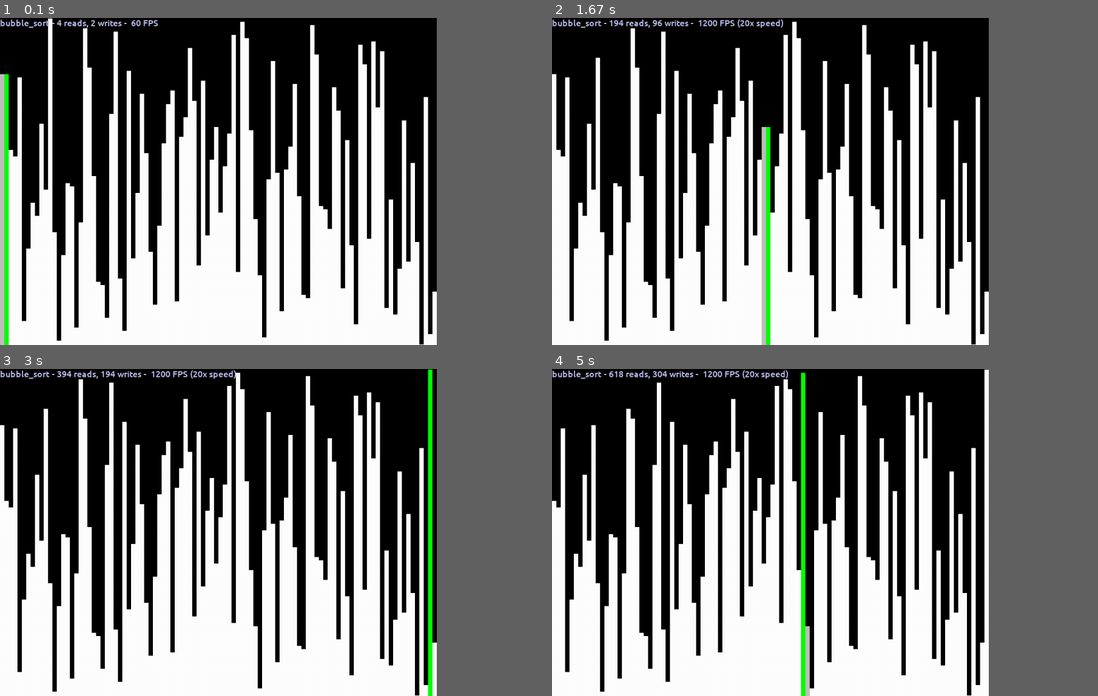
Above: before the commit, frames 1-4 (two rows, left to right).
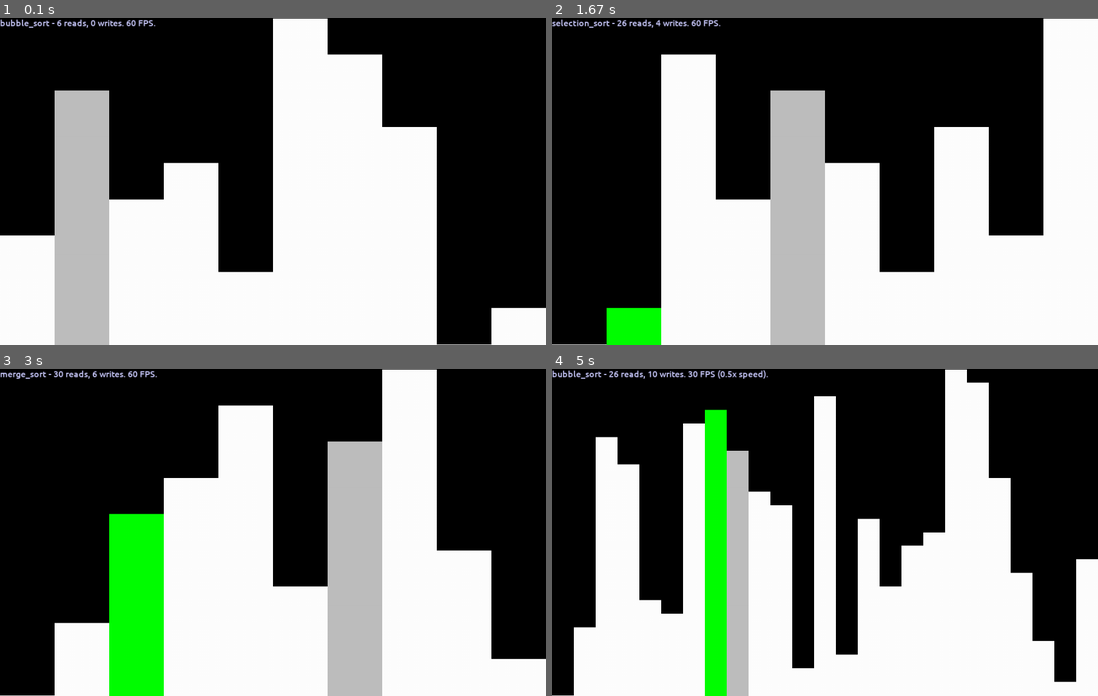
Above: after the commit, the same moments.

Repository: MichaelLesirge/intermediate-programming-class
Game: pygame game, started from sorting/visualizer.py
Two runs of this game, one before a commit and one after it. Both use one fixed random seed, a clock stepped at 60 frames per second and the inputs below.
Inputs:
- Up to frame 1 (0.1 s): no input
- Up to frame 2 (1.67 s): hold Right 0.33-0.8 s; hold Up 0.83-1.13 s; hold Right 1.17-1.63 s
- Up to frame 3 (3 s): hold Down 1.67-1.97 s; hold Up 2-2.37 s; hold Right from 2.4 s (still down)
- Up to frame 4 (5 s): release Right at 3.03 s; hold Down 3.07-3.43 s; hold Right 3.47-3.93 s; hold Up 3.97-4.27 s; hold Right 4.3-4.77 s; hold Down from 4.8 s (still down)
In our replay, the window is 720x540 before the commit and 900x540 after it. These sizes can differ from the game's own. Grey fills any space a smaller window leaves; there, only what the larger window draws over its background counts as a difference.

The runs differ from the first frame. In frame 1, 34% of the frame differs, in the area x 0-100%, y 0-100%; in frame 2, 44%; in frame 3, 45%; in frame 4, 41%.

Commit message:
add print outs and make more interesting default animation

Diff:
--- a/sorting/visualizer.py
+++ b/sorting/visualizer.py
@@ -8,20 +8,23 @@
 class Config:
     SORTING_ALGORITHMS = [algorithms.bubble_sort, algorithms.insertion_sort, algorithms.selection_sort, algorithms.merge_sort, algorithms.quick_sort]
 
-    SCREEN_WIDTH = 800
+    SCREEN_WIDTH = 1000
     SCREEN_HEIGHT = 600
 
     HEIGHT_MIN, HEIGHT_MAX = 1, SCREEN_HEIGHT - 1
 
     BASE_FPS = 60
 
-    ARRAY_LENGTH = 100
+    ARRAY_LENGTHS = {10: 1, 25: 1, 100: 5, 250: 10, 500: 10, 1000: 10}
     NUM_RANGE = None
+
+    WAIT_AT_END = 0.5
 
     BACKGROUND_COLOR = (0, 0, 0)
     DEFAULT_BLOCK_COLOR = (255, 255, 255)
 
     READ_BLOCK_COLOR = "grey"
+    PAST_WRITE_BLOCK_COLOR = "aquamarine2"
     WRITE_BLOCK_COLOR = "green"
 
     TEXT_COLOR = ()
@@ -72,6 +75,7 @@
 
         # if Config.MAX_DURATION != 0: threading.Thread(target=self.beep, args=(value,), kwargs={}).start()
 
+        # self.marks[Config.PAST_WRITE_BLOCK_COLOR] = self.marks.get(Config.WRITE_BLOCK_COLOR, -1)
         self.marks[Config.WRITE_BLOCK_COLOR] = index
         self.update_func(self)
 
@@ -90,44 +94,53 @@
     font = pygame.font.Font('sorting/font.ttf', 16)
 
 
-    for sorter in Config.SORTING_ALGORITHMS:
-        fps_adjuster = 1
+    for length, fps_adjuster_default in Config.ARRAY_LENGTHS.items():
 
-        def update_screen(display_array):
-            nonlocal fps_adjuster
+        fps_adjuster_default_text = f" Default speed is {round(fps_adjuster_default, 2)}x."
+        print(f"Sorting demo for {length} element array.{'' if fps_adjuster_default == 1 else fps_adjuster_default_text}")
 
-            for event in pygame.event.get():
-                if event.type == pygame.QUIT: exit(pygame.quit())
-                if event.type == pygame.KEYDOWN:
-                    if event.key == pygame.K_DOWN: fps_adjuster = round(max(fps_adjuster - Config.FPS_CHANGE, 0), 2)
-                    if event.key == pygame.K_UP: fps_adjuster = round(min(fps_adjuster + Config.FPS_CHANGE, 20), 2)
-                    if event.key == pygame.K_RIGHT: fps_adjuster = float("inf")
+        for sorter in Config.SORTING_ALGORITHMS:
+            fps_adjuster = fps_adjuster_default
 
-            if fps_adjuster == float("inf"): return
+            def update_screen(display_array):
+                nonlocal fps_adjuster
 
-            screen.fill(Config.BACKGROUND_COLOR)
-            display_array.draw_all(screen)
+                for event in pygame.event.get():
+                    if event.type == pygame.QUIT: exit(pygame.quit())
+                    if event.type == pygame.KEYDOWN:
+                        if event.key == pygame.K_DOWN: fps_adjuster = round(max(fps_adjuster - Config.FPS_CHANGE, 0), 2)
+                        if event.key == pygame.K_UP: fps_adjuster = round(min(fps_adjuster + Config.FPS_CHANGE, 20), 2)
+                        if event.key == pygame.K_RIGHT: fps_adjuster = float("inf")
 
-            fps = int(Config.BASE_FPS * fps_adjuster) if fps_adjuster else 1
+                if fps_adjuster == float("inf"): return
 
-            fps_data =  f" {fps} FPS" + ('' if fps_adjuster in (0, 1) else f" ({fps_adjuster}x speed)")
-            text = font.render(f"{sorter.__name__} - {display_array.reads} reads, {display_array.writes} writes - {fps_data}", True, (200, 200, 250))
-            text_rect = text.get_rect()
+                screen.fill(Config.BACKGROUND_COLOR)
+                display_array.draw_all(screen)
 
-            screen.blit(text, text_rect)
+                fps = int(Config.BASE_FPS * fps_adjuster) if fps_adjuster else 1
 
-            pygame.display.flip()
+                fps_data =  f"{fps} FPS" + ("" if fps_adjuster in (0, 1) else f" ({fps_adjuster}x speed)") + ("" if clock.get_fps() - fps > -200 else f". Real FPS {int(round(clock.get_fps(), -2))}") + "."
+                text = font.render(f"{sorter.__name__} - {display_array.reads} reads, {display_array.writes} writes. {fps_data}", True, (200, 200, 250))
+                text_rect = text.get_rect()
 
-            clock.tick(fps)
+                screen.blit(text, text_rect)
 
-        array = make_random(Config.ARRAY_LENGTH, Config.NUM_RANGE)
-        display_array = SortDisplayArray(array, update_screen)
+                pygame.display.flip()
 
-        sorter(display_array)
+                clock.tick(fps)
 
-        update_screen(display_array)
+            array = make_random(length, Config.NUM_RANGE)
+            display_array = SortDisplayArray(array, update_screen)
 
-        if fps_adjuster != float("inf"): pygame.time.delay(1000)
+            sorter(display_array)
+
+            update_screen(display_array)
+
+            print(f"{sorter.__name__}:\t{display_array.reads} reads,\t{display_array.writes} writes.")
+
+            if fps_adjuster != float("inf"): pygame.time.delay(int(Config.WAIT_AT_END * 1000))
+
+        print()
 
     pygame.quit()
 
